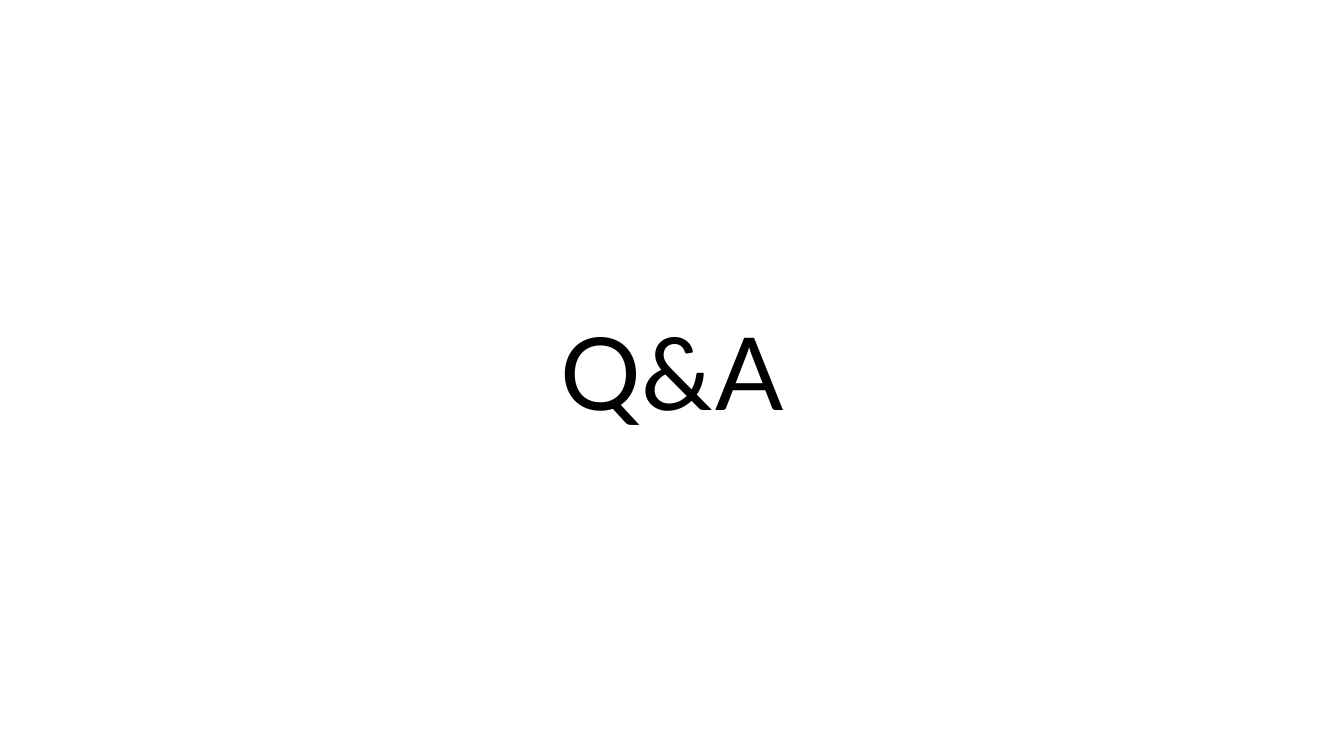
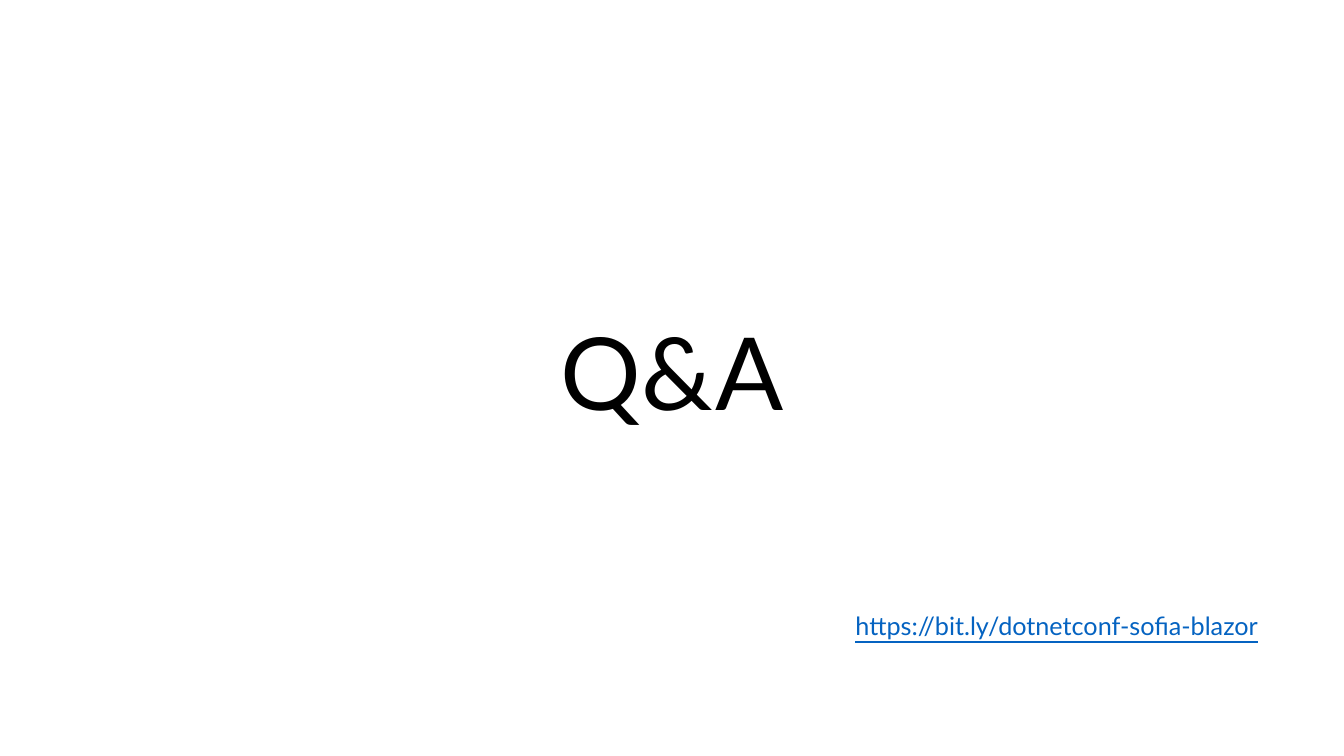
Before and after one commit to Dermendzhiev/presentations, a slide deck: slide 20 of 2019 Nov - .NET Conf Bulgaria - Blazor Sneak Peek/Presentation.pptx. Drawn at 1344x756 pixels with LibreOffice and Linux fonts; fonts in the diff are those of the drawing; background and template pictures are left out. Boxes give left, top, right and bottom in pixels: in the first picture for what was removed or moved away, otherwise in the second. Text is boxed around its words. In the diff, an @@ line names an element or a change of style, - is before the commit and + after.

Commit message:
Update Blazor presentation

```diff
--- a/2019 Nov - .NET Conf Bulgaria - Blazor Sneak Peek/Presentation.pptx
+++ b/2019 Nov - .NET Conf Bulgaria - Blazor Sneak Peek/Presentation.pptx
@@ text added at (855, 616, 1257, 640), 18 pt, text #0563C1, underline @@
+https://bit.ly/dotnetconf-sofia-blazor
```
